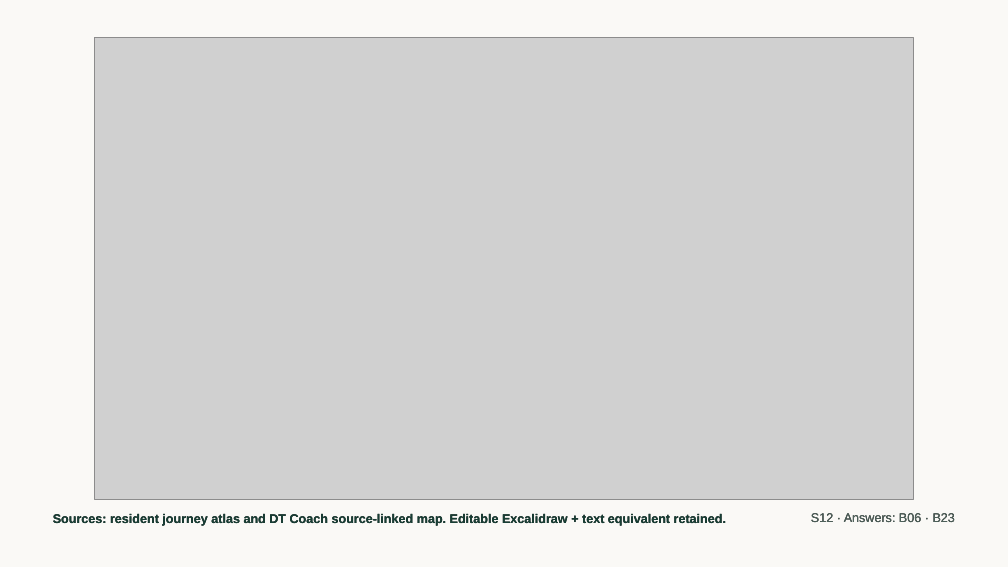
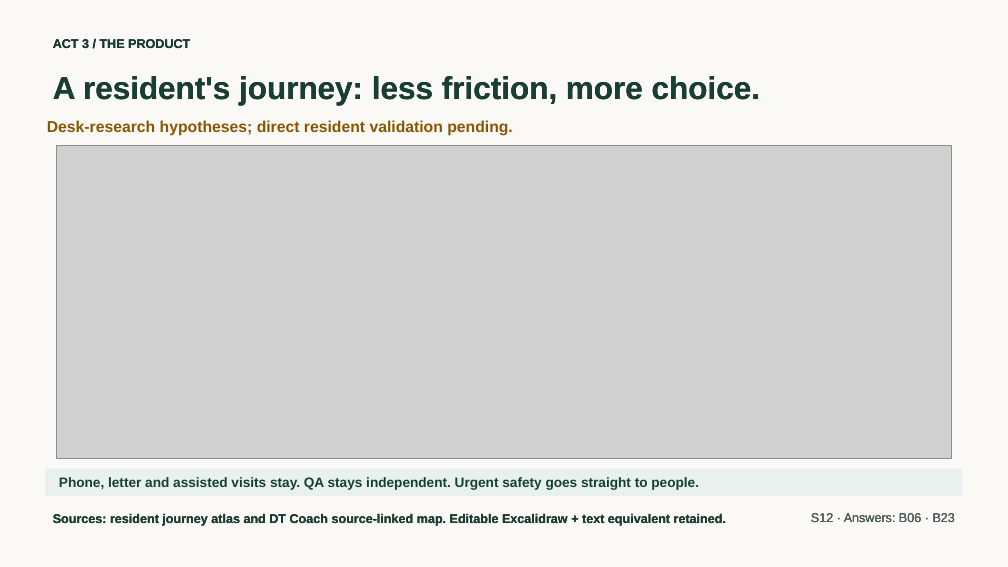
Before and after one commit to jmservera/ama, a slide deck: slide 13 of docs/capstone/deck/zava-forward-cowork-v2-draft.pptx. Drawn at 1008x567 pixels with LibreOffice and Linux fonts; fonts in the diff are those of the drawing; grey boxes stand for pictures. Boxes give left, top, right and bottom in pixels: in the first picture for what was removed or moved away, otherwise in the second. Text is boxed around its words. In the diff, an @@ line names an element or a change of style, - is before the commit and + after.

```diff
--- a/docs/capstone/deck/zava-forward-cowork-v2-draft.pptx
+++ b/docs/capstone/deck/zava-forward-cowork-v2-draft.pptx
@@ text added at (x1=53, y1=38, x2=190, y2=51), 12 pt, text #173F35, bold @@
+ACT 3 / THE PRODUCT
@@ text added at (x1=53, y1=76, x2=760, y2=105), 30 pt, text #173F35, bold @@
+A resident's journey: less friction, more choice.
@@ text added at (x1=47, y1=120, x2=513, y2=136), 15 pt, text #885500, bold @@
+Desk-research hypotheses; direct resident validation pending.
@@ picture resized from (x1=95, y1=38, x2=913, y2=499) to (x1=57, y1=146, x2=951, y2=459) @@
@@ rectangle added at (x1=45, y1=469, x2=963, y2=496), fill #E8F1ED @@
@@ text added at (x1=59, y1=477, x2=699, y2=490), 13 pt, text #173F35, bold @@
+Phone, letter and assisted visits stay. QA stays independent. Urgent safety goes straight to people.
```
Also in this commit, not shown: 12 other slides changed, 21 other files.
